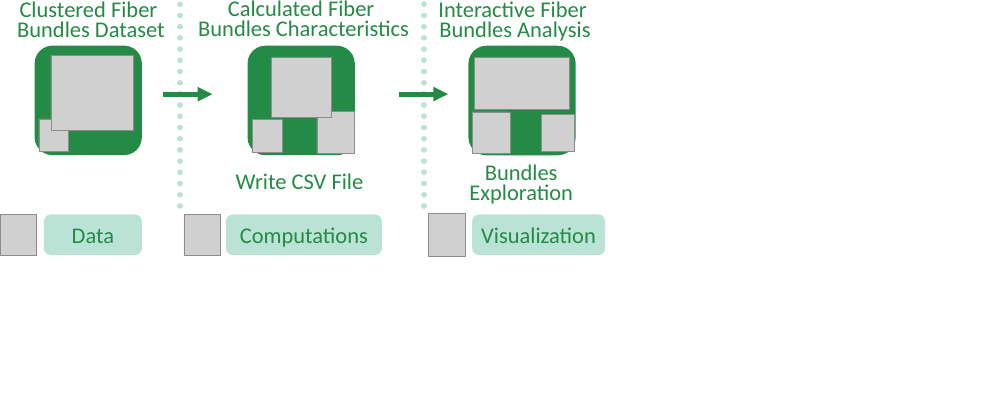
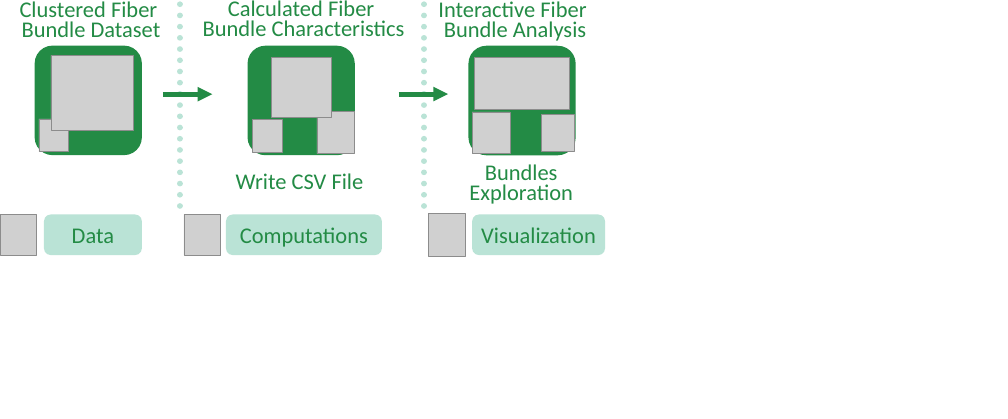
Before and after one commit to bhattaca/metaTracts_tvcg, a slide deck: slide 1 of images/MetaTractsToFiberScout_workflow.pptx. Drawn at 1008x419 pixels with LibreOffice and Linux fonts; fonts in the diff are those of the drawing; grey boxes stand for pictures. Boxes give left, top, right and bottom in pixels: in the first picture for what was removed or moved away, otherwise in the second. Text is boxed around its words. In the diff, an @@ line names an element or a change of style, - is before the commit and + after.

```diff
--- a/images/MetaTractsToFiberScout_workflow.pptx
+++ b/images/MetaTractsToFiberScout_workflow.pptx
@@ text at <box>22,21,161,37</box>: text changed @@
-Bundles Dataset
+Bundle Dataset
@@ text at <box>203,20,405,36</box>: text changed @@
-Bundles Characteristics
+Bundle Characteristics
@@ text at <box>444,21,586,41</box>: text changed @@
-Bundles Analysis
+Bundle Analysis
```
Also in this commit, not shown: 1 other slide changed, 12 other files.
